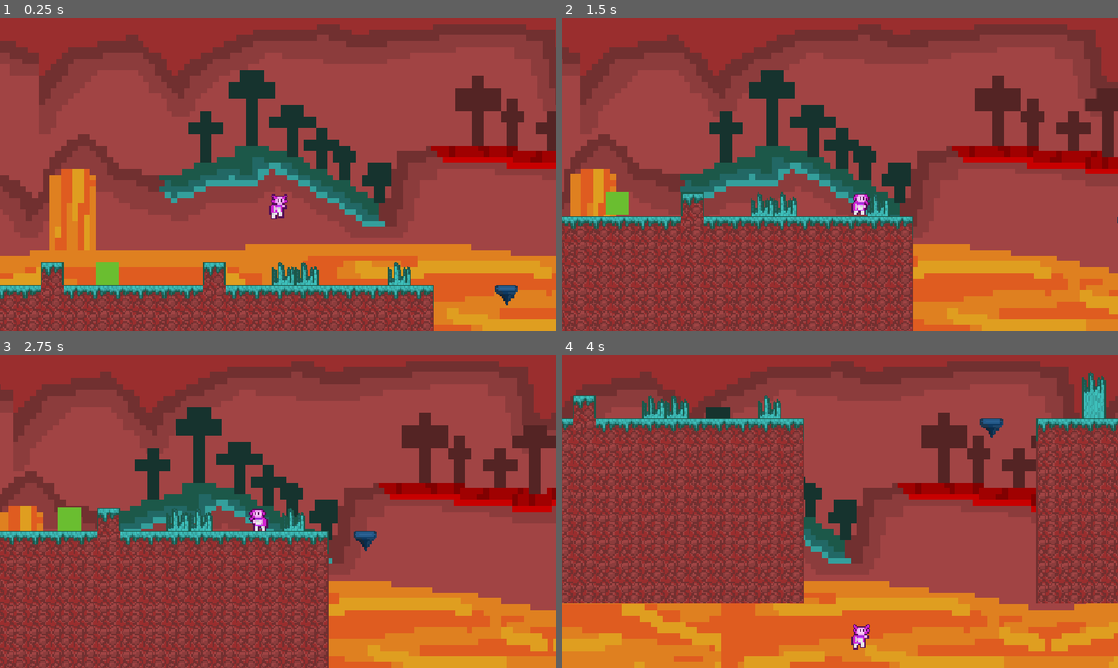
Above: before the commit, frames 1-4 (two rows, left to right).
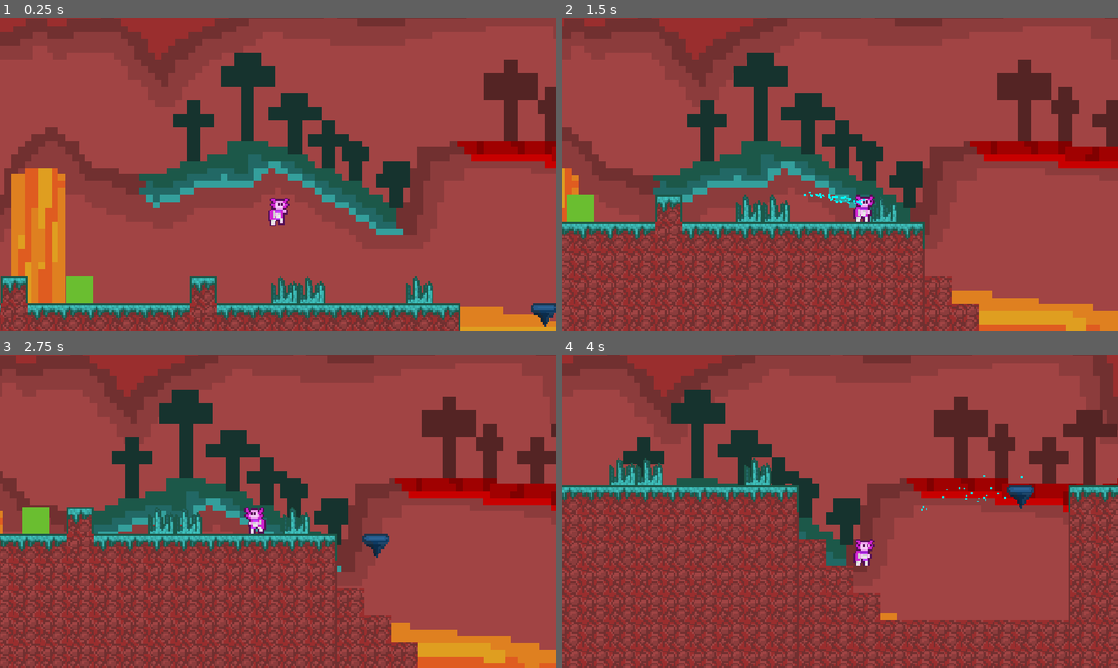
Above: after the commit, the same moments.

Repository: SashMuch/Axolotl-in-Nether
Game: Godot game, scene res://scene/world_a_1.tscn
Two runs of this game, one before a commit and one after it. Both use one fixed random seed, a clock stepped at 60 frames per second and the inputs below.
Inputs (mouse positions are in pixels of both pictures, inside the frame that each line leads up to):
- Up to frame 1 (0.25 s): no input
- Up to frame 2 (1.5 s): tap Enter (ui_accept) at 0.5 s; move the mouse to (962, 158) at 0.52 s; hold D (droite) from 0.53 s (still down); tap W (ralentire) at 0.6, 1.35 s; click (962, 158) at 0.67 s; tap Space (saut) at 0.77 s; move the mouse to (728, 190) at 1.27 s; click (728, 190) at 1.42 s
- Up to frame 3 (2.75 s): tap Space (saut) at 1.52 s; move the mouse to (333, 442) at 2.02 s; release D (droite) at 2.03 s; hold A (gauche) from 2.03 s (still down); tap W (ralentire) at 2.1 s; click (333, 442) at 2.17 s
- Up to frame 4 (4 s): move the mouse to (812, 574) at 2.77 s; release A (gauche) at 2.78 s; hold D (droite) from 2.78 s (still down); tap W (ralentire) at 2.85, 3.6 s; click (812, 574) at 2.92 s; tap Space (saut) at 3.02, 3.77 s; move the mouse to (1006, 558) at 3.52 s; click (1006, 558) at 3.67 s

The runs differ from the first frame. In frame 1, 45% of the frame differs, in the area x 0-100%, y 0-100%; in frame 2, 42%; in frame 3, 43%; in frame 4, 56%.

Commit message:
2eme version

Diff:
--- a/scene/charachter/player.tscn
+++ b/scene/charachter/player.tscn
@@ -1,10 +1,10 @@
 [gd_scene format=3 uid="uid://chef8me20ggue"]
 
 [ext_resource type="Script" uid="uid://by47pgbmye0yh" path="res://script/player.gd" id="1_awuq2"]
-[ext_resource type="Texture2D" uid="uid://cfaa2lnfvwnju" path="res://asset/import/brackeys_platformer_assets/sprites/2026-10-19-200623-Dessin_16.png" id="2_awuq2"]
+[ext_resource type="Texture2D" uid="uid://b8wawvdeas1js" path="res://asset/import/brackeys_platformer_assets/sprites/2026-10-23-132607-Dessin_20.png" id="2_awuq2"]
 
 [sub_resource type="RectangleShape2D" id="RectangleShape2D_g4v7s"]
-size = Vector2(13, 15)
+size = Vector2(13, 16)
 
 [sub_resource type="Animation" id="Animation_awuq2"]
 length = 0.001
@@ -23,7 +23,7 @@
 
 [sub_resource type="Animation" id="Animation_3mo28"]
 resource_name = "marche"
-length = 0.8
+length = 0.4
 tracks/0/type = "value"
 tracks/0/imported = false
 tracks/0/enabled = true
@@ -31,15 +31,15 @@
 tracks/0/interp = 1
 tracks/0/loop_wrap = true
 tracks/0/keys = {
-"times": PackedFloat32Array(0),
-"transitions": PackedFloat32Array(1),
+"times": PackedFloat32Array(0, 0.1, 0.2, 0.3),
+"transitions": PackedFloat32Array(1, 1, 1, 1),
 "update": 1,
-"values": [0]
+"values": [0, 1, 0, 3]
 }
 
 [sub_resource type="Animation" id="Animation_8xxiv"]
 resource_name = "saut dessandant"
-length = 0.19999999999999998
+length = 0.2
 tracks/0/type = "value"
 tracks/0/imported = false
 tracks/0/enabled = true
@@ -47,10 +47,10 @@
 tracks/0/interp = 1
 tracks/0/loop_wrap = true
 tracks/0/keys = {
-"times": PackedFloat32Array(0, 0.099999994),
+"times": PackedFloat32Array(0, 0.033333335),
 "transitions": PackedFloat32Array(1, 1),
 "update": 1,
-"values": [5, 6]
+"values": [13, 14]
 }
 
 [sub_resource type="Animation" id="Animation_i3lod"]
@@ -63,10 +63,10 @@
 tracks/0/interp = 1
 tracks/0/loop_wrap = true
 tracks/0/keys = {
-"times": PackedFloat32Array(0, 0.099999994, 0.2),
+"times": PackedFloat32Array(0, 0.1, 0.2),
 "transitions": PackedFloat32Array(1, 1, 1),
 "update": 1,
-"values": [0, 1, 4]
+"values": [8, 9, 11]
 }
 
 [sub_resource type="AnimationLibrary" id="AnimationLibrary_8xxiv"]
@@ -77,6 +77,11 @@
 &"saut montant": SubResource("Animation_i3lod")
 }
 
+[sub_resource type="Curve" id="Curve_awuq2"]
+_limits = [-200.0, 200.0, 0.0, 1.0]
+_data = [Vector2(0, 1), 0.0, 0.0, 0, 0, Vector2(0.4734043, -33.707855), 0.0, 0.0, 0, 0, Vector2(1, 1), 0.0, 0.0, 0, 0]
+point_count = 3
+
 [node name="player" type="CharacterBody2D" unique_id=1186010361]
 script = ExtResource("1_awuq2")
 SPEED = 75.0
@@ -85,13 +90,14 @@
 position = Vector2(-7.17e-43, 0)
 texture = ExtResource("2_awuq2")
 hframes = 8
+vframes = 2
 
 [node name="CollisionShape2D" type="CollisionShape2D" parent="." unique_id=143250172]
-position = Vector2(0.5, 4.5)
+position = Vector2(0.5, 4)
 shape = SubResource("RectangleShape2D_g4v7s")
 
 [node name="Camera2D" type="Camera2D" parent="." unique_id=384550324]
-zoom = Vector2(3, 3)
+zoom = Vector2(3.5, 3.5)
 position_smoothing_enabled = true
 
 [node name="paramtre" type="Node" parent="." unique_id=1078814853]
@@ -100,3 +106,25 @@
 
 [node name="AnimationPlayer" type="AnimationPlayer" parent="paramtre/animation" unique_id=1453599426]
 libraries/ = SubResource("AnimationLibrary_8xxiv")
+
+[node name="Marker2D" type="Marker2D" parent="." unique_id=1740733061]
+
+[node name="CPUParticles2D" type="CPUParticles2D" parent="Marker2D" unique_id=2013362686]
+emitting = false
+amount = 120
+lifetime = 0.2
+speed_scale = 0.5
+explosiveness = 0.55
+lifetime_randomness = 1.0
+emission_shape = 1
+emission_sphere_radius = 2.0
+spread = 3.0
+gravity = Vector2(0, 400)
+initial_velocity_min = 421.13
+initial_velocity_max = 719.3
+radial_accel_max = 97.0
+radial_accel_curve = SubResource("Curve_awuq2")
+color = Color(0, 1, 1, 1)
+
+[node name="RayCast2D" type="RayCast2D" parent="Marker2D" unique_id=1331691942]
+target_position = Vector2(75, 0)
--- a/scene/enemy.tscn
+++ b/scene/enemy.tscn
@@ -7,13 +7,11 @@
 size = Vector2(16, 16)
 
 [sub_resource type="RectangleShape2D" id="RectangleShape2D_f87vc"]
-size = Vector2(20, 6)
-
-[sub_resource type="RectangleShape2D" id="RectangleShape2D_8u16h"]
-size = Vector2(16, 2)
+size = Vector2(20, 17)
 
 [node name="enemy" type="CharacterBody2D" unique_id=1359131004]
 z_index = 1
+input_pickable = true
 script = ExtResource("1_f87vc")
 
 [node name="CollisionShape2D" type="CollisionShape2D" parent="." unique_id=911571241]
@@ -34,14 +32,7 @@
 [node name="Area2D_kill" type="Area2D" parent="." unique_id=708423045]
 
 [node name="CollisionShape2D" type="CollisionShape2D" parent="Area2D_kill" unique_id=2032314536]
-position = Vector2(0, 5)
+position = Vector2(0, -0.5)
 shape = SubResource("RectangleShape2D_f87vc")
 
-[node name="Area2D_kill_enemy" type="Area2D" parent="." unique_id=1722980833]
-
-[node name="CollisionShape2D" type="CollisionShape2D" parent="Area2D_kill_enemy" unique_id=406150868]
-position = Vector2(0, -8)
-shape = SubResource("RectangleShape2D_8u16h")
-
 [connection signal="body_entered" from="Area2D_kill" to="." method="_on_area_2d_kill_body_entered"]
-[connection signal="body_entered" from="Area2D_kill_enemy" to="." method="_on_area_2d_kill_enemy_body_entered"]
--- a/scene/world_a_1.tscn
+++ b/scene/world_a_1.tscn
@@ -2,7 +2,7 @@
 
 [ext_resource type="Texture2D" uid="uid://b0ieddvljened" path="res://asset/import/brackeys_platformer_assets/sprites/world_tileset.png" id="1_5opml"]
 [ext_resource type="Texture2D" uid="uid://bcjse5cjnmg0u" path="res://bg/2026-10-22-111414-Dessin_10_5.png" id="1_s2w75"]
-[ext_resource type="Texture2D" uid="uid://bmt6m7iwewdvo" path="res://bg/2026-10-22-111422-Dessin_10_6.png" id="2_e38d4"]
+[ext_resource type="Texture2D" uid="uid://cgigvqyf817qk" path="res://bg/2026-10-24-132549-Dessin_10_6.png" id="2_e38d4"]
 [ext_resource type="PackedScene" uid="uid://chef8me20ggue" path="res://scene/charachter/player.tscn" id="2_q4oo8"]
 [ext_resource type="Texture2D" uid="uid://4jwv1gyb33hl" path="res://bg/2026-10-22-135334-Dessin_10_11.png" id="3_e38d4"]
 [ext_resource type="Texture2D" uid="uid://coglmrymvw5th" path="res://bg/2026-10-22-134620-Dessin_10_8.png" id="4_s2w75"]
@@ -269,23 +269,13 @@
 scale = Vector2(4, 4)
 texture = ExtResource("3_e38d4")
 
-[node name="ciel4" type="Parallax2D" parent="background" unique_id=1786922226]
-scroll_scale = Vector2(0.5, 0)
+[node name="ciel5" type="Parallax2D" parent="background" unique_id=590781884]
+scroll_scale = Vector2(0.75, 0.2)
 repeat_size = Vector2(512, 0)
 repeat_times = 3
 
-[node name="Sprite2D" type="Sprite2D" parent="background/ciel4" unique_id=384388662]
-position = Vector2(576, 360)
-scale = Vector2(4, 4)
-texture = ExtResource("3_e38d4")
-
-[node name="ciel5" type="Parallax2D" parent="background" unique_id=590781884]
-scroll_scale = Vector2(0.75, 0)
-repeat_size = Vector2(512, 0)
-repeat_times = 3
-
 [node name="Sprite2D" type="Sprite2D" parent="background/ciel5" unique_id=983112424]
-position = Vector2(576, 340)
+position = Vector2(576, 300)
 scale = Vector2(4, 4)
 texture = ExtResource("4_s2w75")
 
@@ -293,7 +283,7 @@
 z_index = 1
 tile_set = SubResource("TileSet_g4v7s")
 format = 2
-layer_0/tile_data = PackedInt32Array(196613, 2, 2, 196614, 2 …(3460 unchanged characters)… 196622, 2, 2, 196621, 2, 2, 196620, 2, 2)
+layer_0/tile_data = PackedInt32Array(196613, 2, 2, 196614, 2 …(3460 unchanged characters)… 196622, 2, 2, 196621, 2, 2, 196620, 2, 2, 524308, 2, 0, 524309, 2, 0, 524310, 2, 0, 524311, 2, 0, 524312, 2, 0, 524313, 2, 0, 524314, 2, 0, 524315, 2, 0, 524316, 2, 0, 524317, 2, 0, 589844, 2, 0, 589845, 2, 0, 589846, 2, 0, 655383, 2, 0, 655384, 2, 0, 655385, 2, 0, 655386, 2, 0, 655387, 2, 0, 655388, 2, 0, 655389, 2, 0, 589853, 2, 0, 589852, 2, 0, 589851, 2, 0, 589850, 2, 0, 589849, 2, 0, 589848, 2, 0, 589847, 2, 0, 655381, 2, 0, 655382, 2, 0, 655380, 2, 0, 458772, 2, 0, 393236, 2, 0, 458773, 2, 0, 327700, 2, 0, 393237, 2, 0, 458774, 2, 0)
 
 [node name="player" parent="." unique_id=1186010361 instance=ExtResource("2_q4oo8")]
 z_index = 1
--- a/script/enemy.gd
+++ b/script/enemy.gd
@@ -2,6 +2,7 @@
 
 var speed = 2000
 var direction = 1
+var vie = 200
 
 @onready var sprite_2d: Sprite2D = $Sprite2D
 @onready var animation_player: AnimationPlayer = $AnimationPlayer
@@ -35,7 +36,15 @@
 	if body.name == "player":
 		get_tree().reload_current_scene.call_deferred()
 
+"""func _input_Event(viewport, event, shape_idx):
+	if event is InputEventMouseButton:
+		if event.button_index == MOUSE_BUTTON_LEFT and event.pressed:
+			queue_free()"""
 
-func _on_area_2d_kill_enemy_body_entered(body: Node2D) -> void:
-	if body.name == "player":
+func prendre_degats(degats):
+	vie -= degats
+
+	print("Vie de l'ennemi :", vie)
+
+	if vie <= 0:
 		queue_free()
--- a/script/player.gd
+++ b/script/player.gd
@@ -7,7 +7,25 @@
 
 @onready var animation_player: AnimationPlayer = $paramtre/animation/AnimationPlayer
 @onready var sprite_2d: Sprite2D = $Sprite2D
+@onready var cpu_particles_2d: CPUParticles2D = $Marker2D/CPUParticles2D
+@onready var marker_2d: Marker2D = $Marker2D
+@onready var ray_cast_2d: RayCast2D = $Marker2D/RayCast2D
 
+func _process(delta):
+	marker_2d.look_at(get_global_mouse_position())
+
+	cpu_particles_2d.emitting = Input.is_mouse_button_pressed(MOUSE_BUTTON_LEFT)
+	if Input.is_action_just_pressed("ralentire") and ralentire == false:
+		temp.vitesse = 0.2
+		ralentire = true
+		return
+	if Input.is_action_just_pressed("ralentire") and ralentire == true:
+		temp.vitesse = 1.0
+		ralentire = false
+		return
+
+func _ready():
+	ray_cast_2d.add_exception(self)
 func _physics_process(delta: float) -> void:
 	# Add the gravity.
 	if not is_on_floor():
@@ -24,6 +42,26 @@
 		velocity.x = direction * SPEED
 	else:
 		velocity.x = move_toward(velocity.x, 0, SPEED)
+
+	var temps_degats = 0.0
+
+	marker_2d.look_at(get_global_mouse_position())
+
+	var tire = Input.is_mouse_button_pressed(MOUSE_BUTTON_LEFT)
+	cpu_particles_2d.emitting = tire
+
+	temps_degats -= delta
+
+	if tire and temps_degats <= 0:
+		temps_degats = 0.2
+
+		ray_cast_2d.force_raycast_update()
+
+		if ray_cast_2d.is_colliding():
+			var objet = ray_cast_2d.get_collider()
+
+			if objet.has_method("prendre_degats"):
+				objet.prendre_degats(1)
 
 	animation_ubdate(direction)
 	move_and_slide()
@@ -51,7 +89,7 @@
 		if dir == 0:
 			animation_player.play("RESET")
 
-func _input(_event):
+"""func _input(_event):
 	if Input.is_action_just_pressed("ralentire") and ralentire == false:
 		temp.vitesse = 0.2
 		ralentire = true
@@ -59,4 +97,4 @@
 	if Input.is_action_just_pressed("ralentire") and ralentire == true:
 		temp.vitesse = 1.0
 		ralentire = false
-		return
+		return"""
Binary file added: asset/import/brackeys_platformer_assets/sprites/2026-10-23-132607-Dessin_20.png
Not shown, changed: asset/import/brackeys_platformer_assets/sprites/2026-10-23-132607-Dessin_20.png.import
Binary file removed: bg/2026-10-22-111422-Dessin_10_6.png
Binary file added: bg/2026-10-24-132549-Dessin_10_6.png
Not shown, added: bg/2026-10-24-132549-Dessin_10_6.png.import
